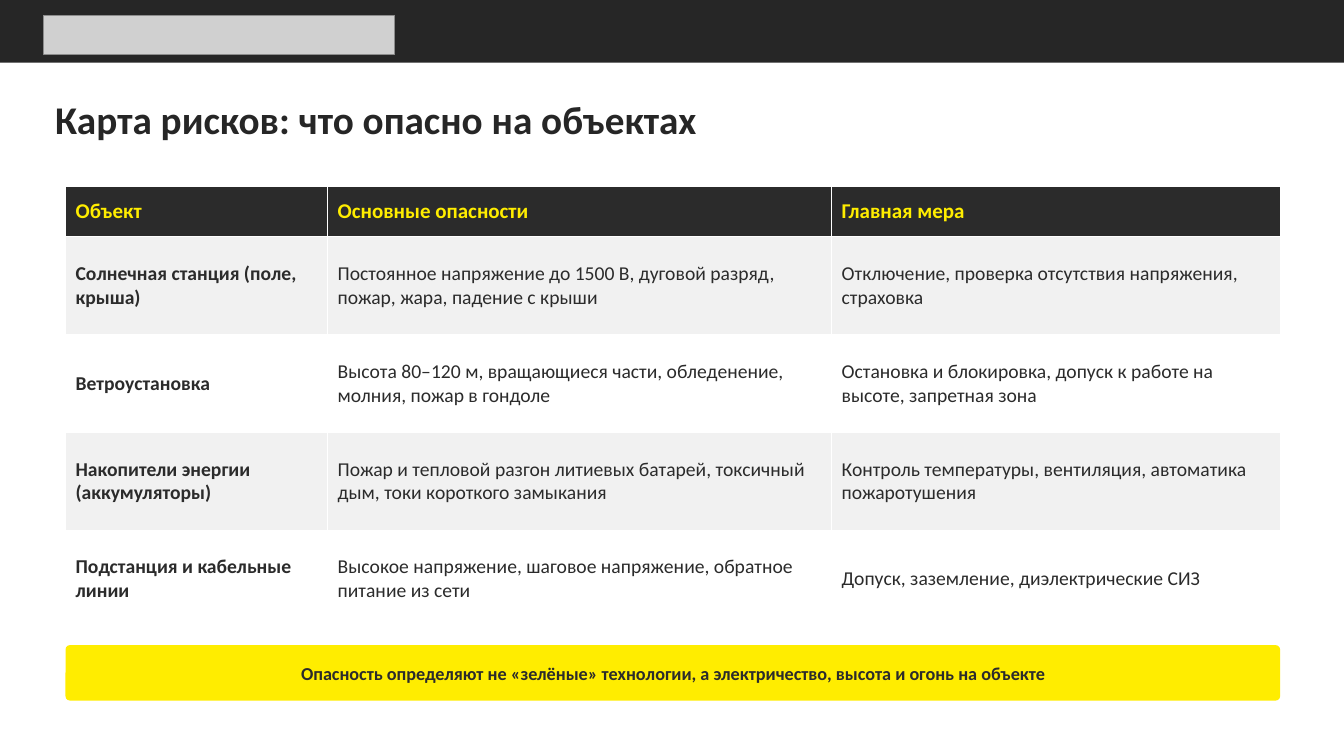
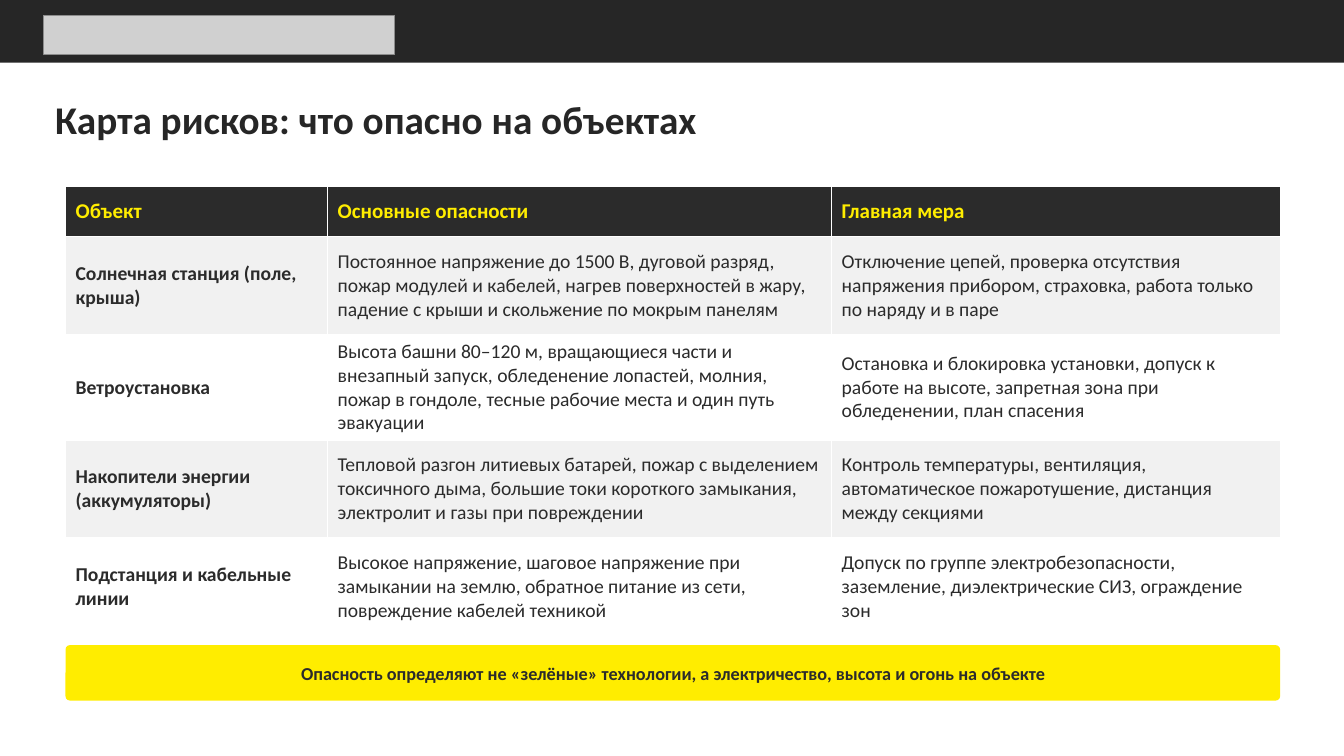
Before and after one commit to Goga288/the-rig, a slide deck: slide 3 of out/Безопасность_альтернативной_энергетики.pptx. Drawn at 1344x756 pixels with LibreOffice and Linux fonts; fonts in the diff are those of the drawing; grey boxes stand for pictures. Boxes give left, top, right and bottom in pixels: in the first picture for what was removed or moved away, otherwise in the second. Text is boxed around its words. In the diff, an @@ line names an element or a change of style, - is before the commit and + after.

```diff
--- a/out/Безопасность_альтернативной_энергетики.pptx
+++ b/out/Безопасность_альтернативной_энергетики.pptx
@@ table at (66,187,1280,628) @@
-row 2, column 2: Постоянное напряжение до 1500 В, дуговой разряд, пожар, жара, падение с крыши
+row 2, column 2: Постоянное напряжение до 1500 В, дуговой разряд, пожар модулей и кабелей, нагрев поверхностей в жару, падение с крыши и скольжение по мокрым панелям
-row 2, column 3: Отключение, проверка отсутствия напряжения, страховка
+row 2, column 3: Отключение цепей, проверка отсутствия напряжения прибором, страховка, работа только по наряду и в паре
-row 3, column 2: Высота 80–120 м, вращающиеся части, обледенение, молния, пожар в гондоле
+row 3, column 2: Высота башни 80–120 м, вращающиеся части и внезапный запуск, обледенение лопастей, молния, пожар в гондоле, тесные рабочие места и один путь эвакуации
-row 3, column 3: Остановка и блокировка, допуск к работе на высоте, запретная зона
+row 3, column 3: Остановка и блокировка установки, допуск к работе на высоте, запретная зона при обледенении, план спасения
-row 4, column 2: Пожар и тепловой разгон литиевых батарей, токсичный дым, токи короткого замыкания
+row 4, column 2: Тепловой разгон литиевых батарей, пожар с выделением токсичного дыма, большие токи короткого замыкания, электролит и газы при повреждении
-row 4, column 3: Контроль температуры, вентиляция, автоматика пожаротушения
+row 4, column 3: Контроль температуры, вентиляция, автоматическое пожаротушение, дистанция между секциями
-row 5, column 2: Высокое напряжение, шаговое напряжение, обратное питание из сети
+row 5, column 2: Высокое напряжение, шаговое напряжение при замыкании на землю, обратное питание из сети, повреждение кабелей техникой
-row 5, column 3: Допуск, заземление, диэлектрические СИЗ
+row 5, column 3: Допуск по группе электробезопасности, заземление, диэлектрические СИЗ, ограждение зон
```
Also in this commit, not shown: 10 other slides changed, 3 slides added, 1 other file.
